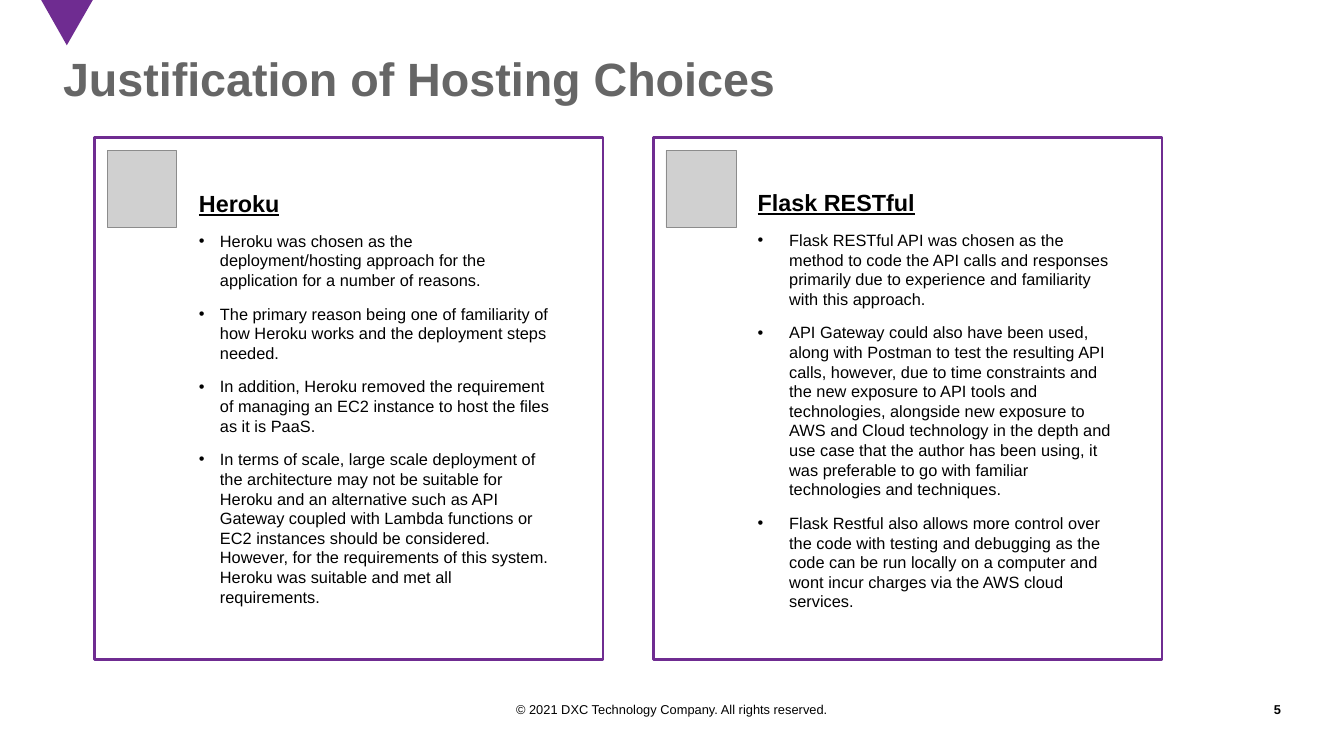
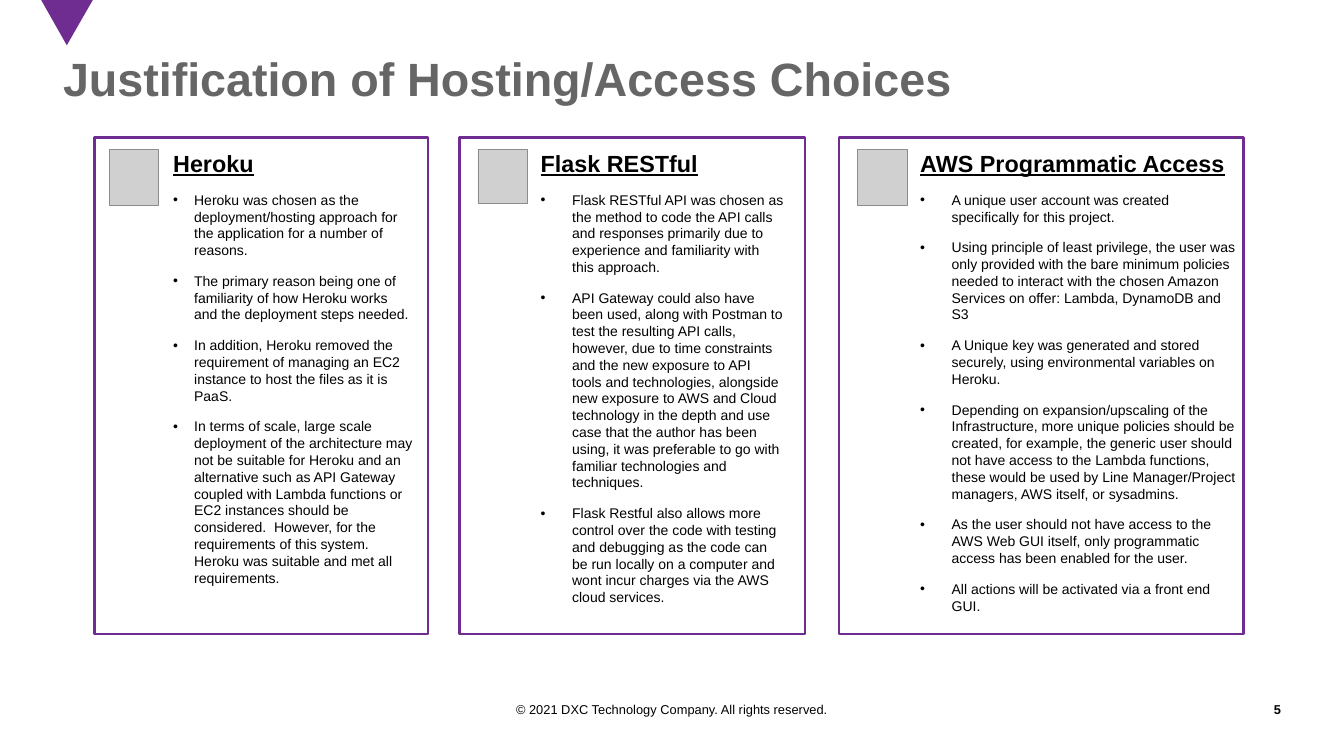
Before and after one commit to Pajmage/CETM67Assignment1, a slide deck: slide 5 of Microservices Architecture.pptx. Drawn at 1344x756 pixels with LibreOffice and Linux fonts; fonts in the diff are those of the drawing; grey boxes stand for pictures; background and template pictures are left out. Boxes give left, top, right and bottom in pixels: in the first picture for what was removed or moved away, otherwise in the second. Text is boxed around its words. In the diff, an @@ line names an element or a change of style, - is before the commit and + after.

Commit message:
updated presentation

```diff
--- a/Microservices Architecture.pptx
+++ b/Microservices Architecture.pptx
@@ title at <box>63,62,951,106</box>: text changed @@
-Justification of Hosting Choices
+Justification of Hosting/Access Choices
@@ rectangle: place and size @@
-rectangle at <box>94,138,602,660</box>
+rectangle at <box>95,138,428,634</box>
@@ rectangle: place and size @@
-rectangle at <box>654,138,1162,660</box>
+rectangle at <box>459,138,805,634</box>
@@ rectangle added at <box>839,138,1244,634</box>, outline #6F2C91 2 pt @@
@@ picture: place and size @@
-picture at <box>108,150,176,227</box>
+picture at <box>109,150,159,205</box>
@@ text "Heroku": place and size @@
-text "Heroku" at <box>199,195,549,606</box>
+text "Heroku" at <box>173,155,412,586</box>
@@ picture: place and size @@
-picture at <box>666,150,737,227</box>
+picture at <box>478,150,528,203</box>
@@ text "Flask RESTful": place and size @@
-text "Flask RESTful" at <box>758,194,1110,607</box>
+text "Flask RESTful" at <box>541,155,784,602</box>
@@ picture added at <box>858,150,907,206</box> @@
@@ text added at <box>920,155,1236,611</box>, 12 pt, text #000000 @@
+AWS Programmatic Access
+• A unique user account was created specifically for this project.
+• Using principle of least privilege, the user was only provided with the bare minimum policies needed to interact with the chosen Amazon Services on offer: Lambda, DynamoDB and S3
+• A Unique key was generated and stored securely, using environmental variables on Heroku.
+• Depending on expansion/upscaling of the Infrastructure, more unique policies should be created, for example, the generic user should not have access to the Lambda functions, these would be used by Line Manager/Project managers, AWS itself, or sysadmins.
+• As the user should not have access to the AWS Web GUI itself, only programmatic access has been enabled for the user.
+• All actions will be activated via a front end GUI.
@@ text at <box>194,195,412,586</box>: size 14 to 12 pt @@
@@ text at <box>572,195,784,602</box>: size 14 to 12 pt @@
```
Also in this commit, not shown: 1 other slide changed.
